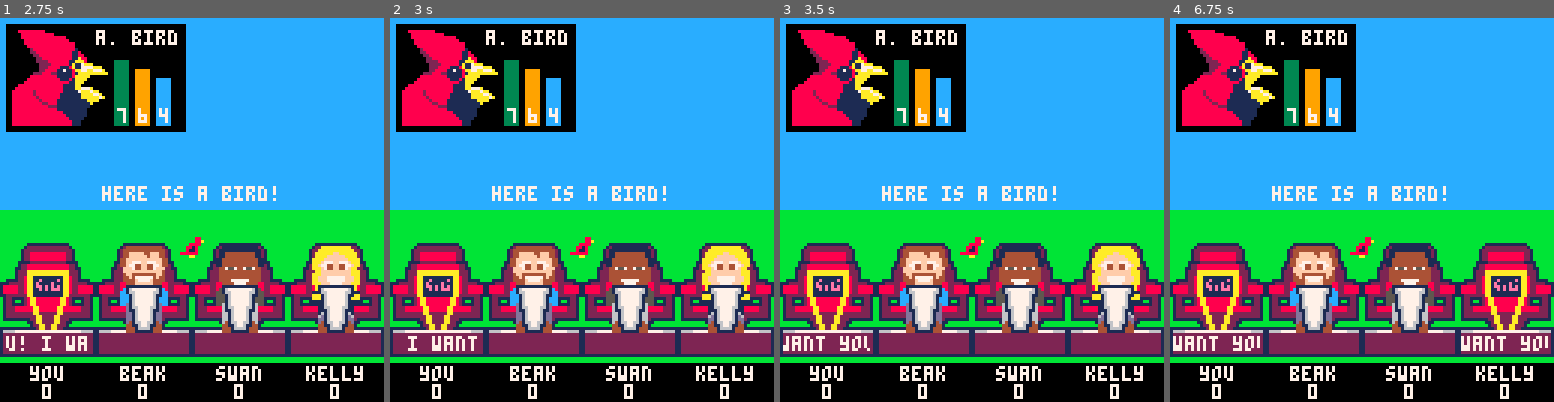
Above: before the commit, frames 1-4 (left to right).
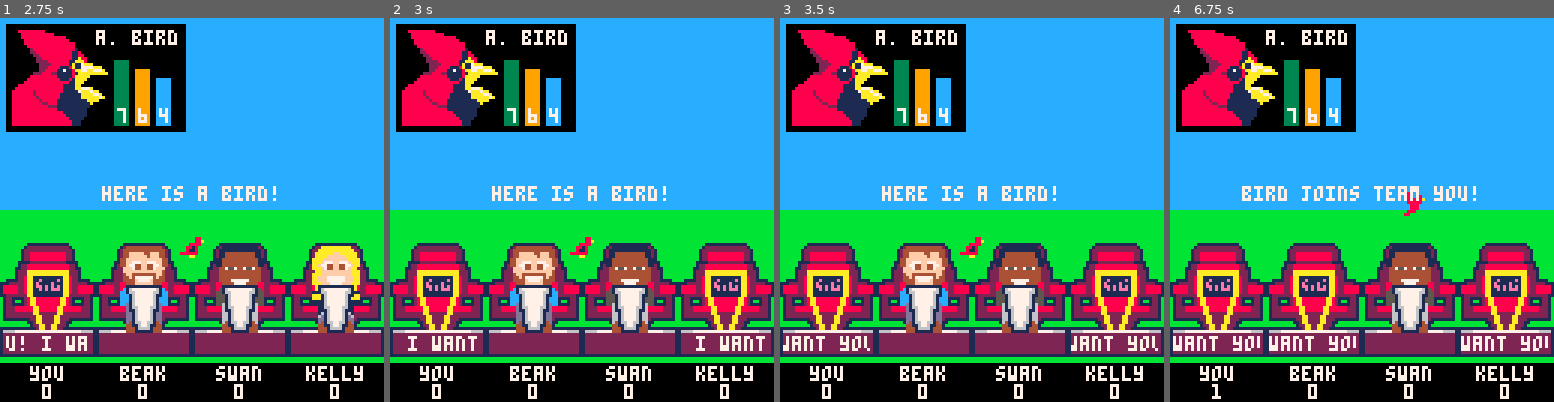
Above: after the commit, the same moments.

Repository: DeCarabas/pico_carts
Game: PICO-8 cartridge calls.p8
The game is run twice, just before and just after one commit, with the same random seed, the same clock (stepped at 60 frames per second) and the same inputs.
Inputs:
- Up to frame 1 (2.75 s): tap O (Z key) at 0.7, 1.7, 2.1, 2.5 s
- Up to frame 2 (3 s): tap O (Z key) at 2.9 s
- Up to frame 3 (3.5 s): tap O (Z key) at 3.3 s
- Up to frame 4 (6.75 s): tap O (Z key) every 0.4 s from 3.7 to 6.5 s

Frame 1 is identical in both runs. In frame 2, 2.6% of the frame differs, in the area x 79-98%, y 59-87%; in frame 3, 2.7%; in frame 4, 4.4%, in the area x 10-80%, y 43-99%.

Commit message:
Actual scoring and voting and stuff

Diff:
--- a/calls.p8
+++ b/calls.p8
@@ -527,8 +527,30 @@
  end
 end
 
+function judge:judge(b)
+ -- score=1.0 range=5  100%
+ -- score=0.5 range=10  50%
+ -- score=0.1 range=100 10%
+ -- ...etc...
+ local s=b:score()[self.fav]
+ local r=rnd()*5/s
+ self.range=r
+ self.like_time=time()+r
+end
+
 function judge:likes(b)
- return flr(rnd(1000))==0
+ return time()>=self.like_time
+end
+
+function like_score(name)
+ return function(self,b)
+  if self[b]==nil then
+
+   local s=b:score()[name]
+   self[b]=time()+rnd(10*(1-s))
+  end
+  return time()>self[b]
+ end
 end
 
 function init_judges()
@@ -537,7 +559,8 @@
    i=0,
    name="you",
    body=134,
-   likes=function(b)
+   fav="pattern",
+   likes=function(self,b)
     return btnp(🅾️)
    end,
   },
@@ -545,16 +568,19 @@
    i=1,
    name="beak shelton",
    body=128,
+   fav="variety",
   },
   judge:new{
    i=2,
    name="swan legend",
    body=130,
+   fav="length",
   },
   judge:new{
    i=3,
    name="kelly cluckson",
    body=132,
+   fav="pattern",
   },
  }
 end
@@ -621,12 +647,21 @@
  -- n seconds; this is how long
  -- you have to vote.
  --
+ -- we want to ask every frame
+ -- so you can push the button.
+ --
+ for j in all(judges) do
+  j:judge(b)
+ end
+
  local start=time()
- while time()-start<5 do
+ while true do
   b:sing(0,0)
   while b.song:playing() do
+   if (time()-start>5) return
+
    for j in all(judges) do
-    if (j:likes(b)) j.turn=true
+    if(j:likes(b)) j.turn=true
    end
 
    yield() -- back to nothing
